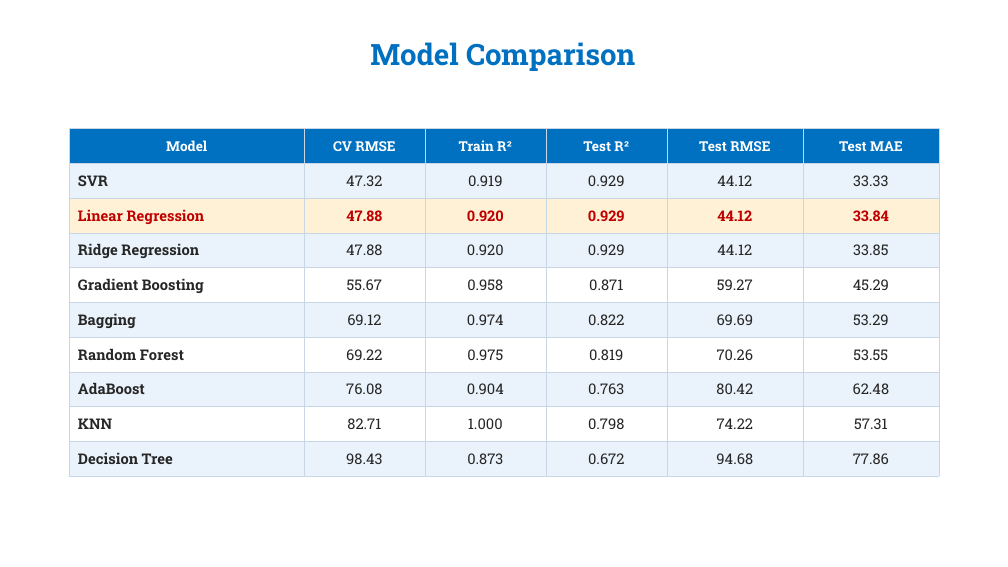
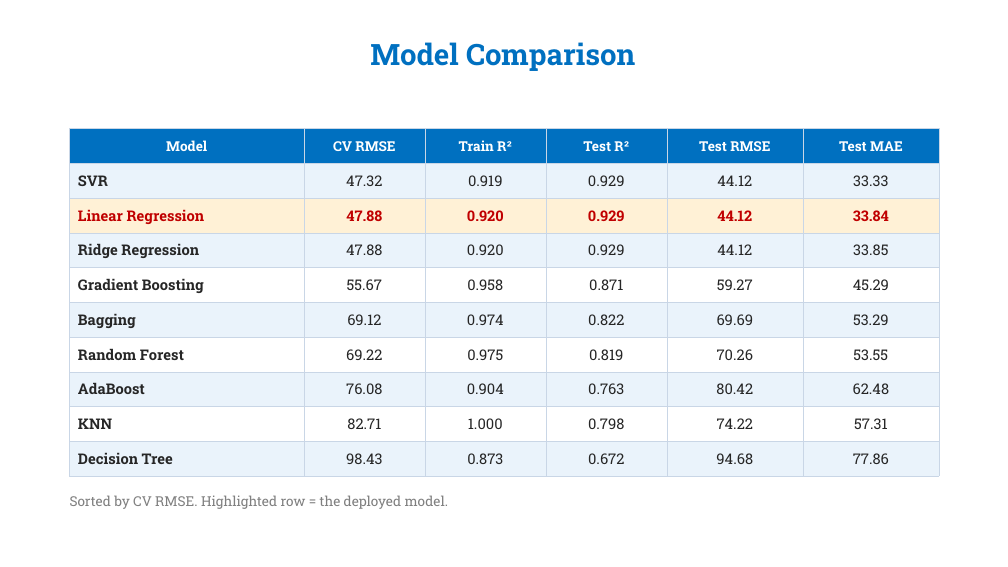
Before and after one commit to Sashankdeva/PC_Performance_Predictor, a slide deck: slide 16 of PC_Performance_Predictor_ML_Review.pptx. Drawn at 1008x567 pixels with LibreOffice and Linux fonts; fonts in the diff are those of the drawing; background and template pictures are left out. Boxes give left, top, right and bottom in pixels: in the first picture for what was removed or moved away, otherwise in the second. Text is boxed around its words. In the diff, an @@ line names an element or a change of style, - is before the commit and + after.

Commit message:
Update project files and models

```diff
--- a/PC_Performance_Predictor_ML_Review.pptx
+++ b/PC_Performance_Predictor_ML_Review.pptx
@@ text added at bbox=[70, 495, 448, 509], 13 pt, text #7F7F7F @@
+Sorted by CV RMSE. Highlighted row = the deployed model.
```
Also in this commit, not shown: 22 other slides changed, 1 slide added, 4 other files.
